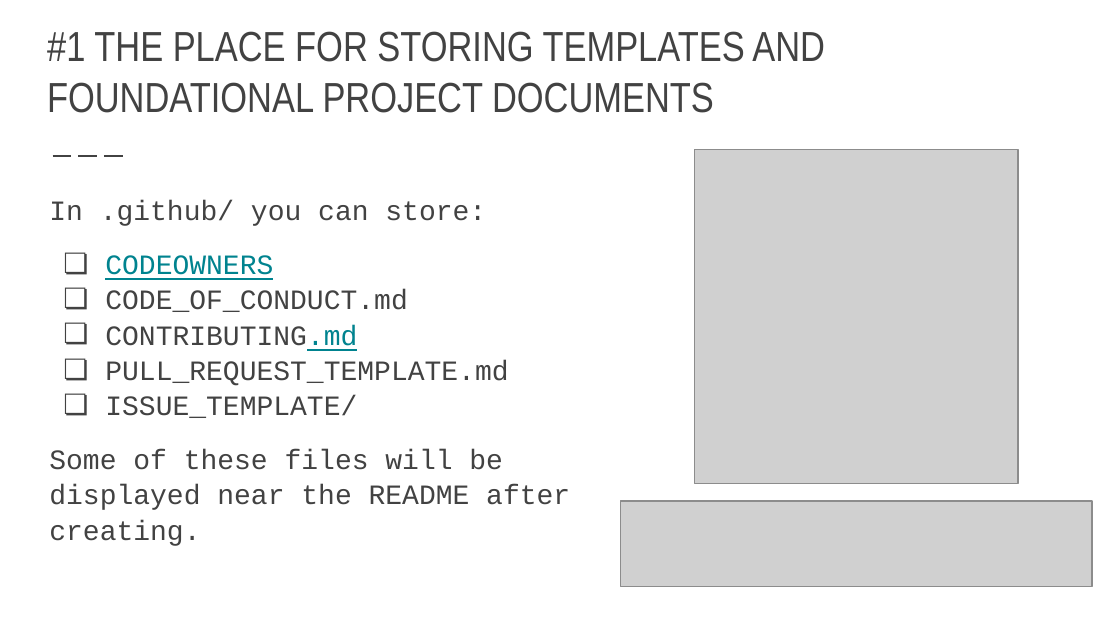
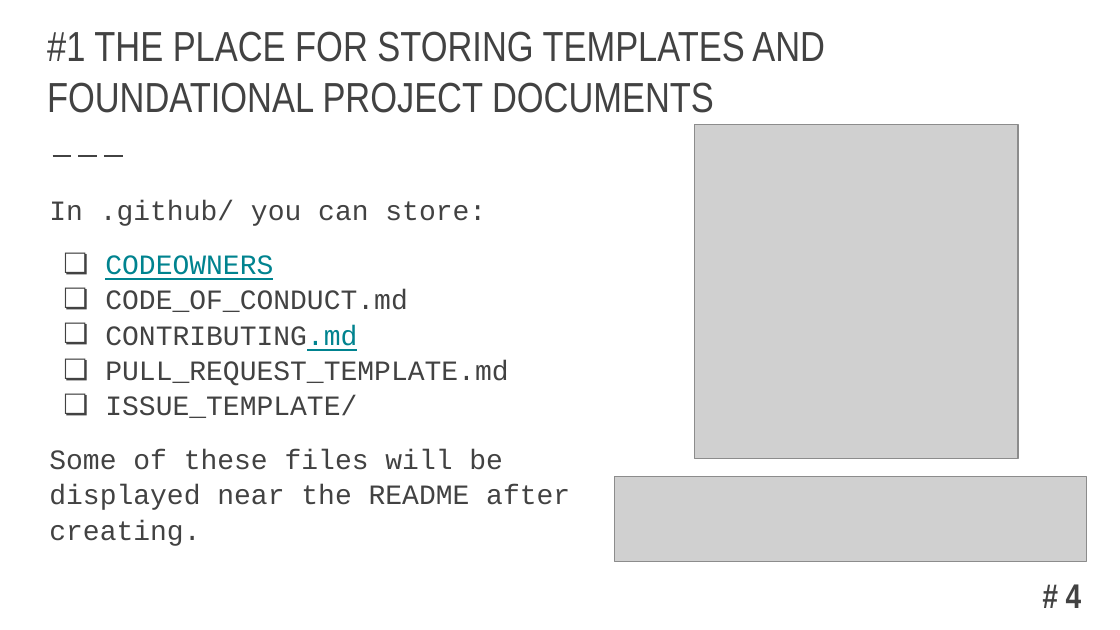
Before and after one commit to oleksandkov/oleksandkov-maded, a slide deck: slide 4 of presentations/.github Presentation/github folder in the project.pptx. Drawn at 1120x630 pixels with LibreOffice and Linux fonts; fonts in the diff are those of the drawing; grey boxes stand for pictures. Boxes give left, top, right and bottom in pixels: in the first picture for what was removed or moved away, otherwise in the second. Text is boxed around its words. In the diff, an @@ line names an element or a change of style, - is before the commit and + after.

```diff
--- a/presentations/.github Presentation/github folder in the project.pptx
+++ b/presentations/.github Presentation/github folder in the project.pptx
@@ picture: place and size @@
-picture at (694,150,1018,484)
+picture at (694,125,1018,459)
@@ picture: place and size @@
-picture at (620,501,1092,586)
+picture at (615,476,1086,561)
@@ page number added at (1066,584,1082,608), 22 pt, text #424242, bold, italic @@
+# 4
```
Also in this commit, not shown: 19 other slides changed, 5 other files.
